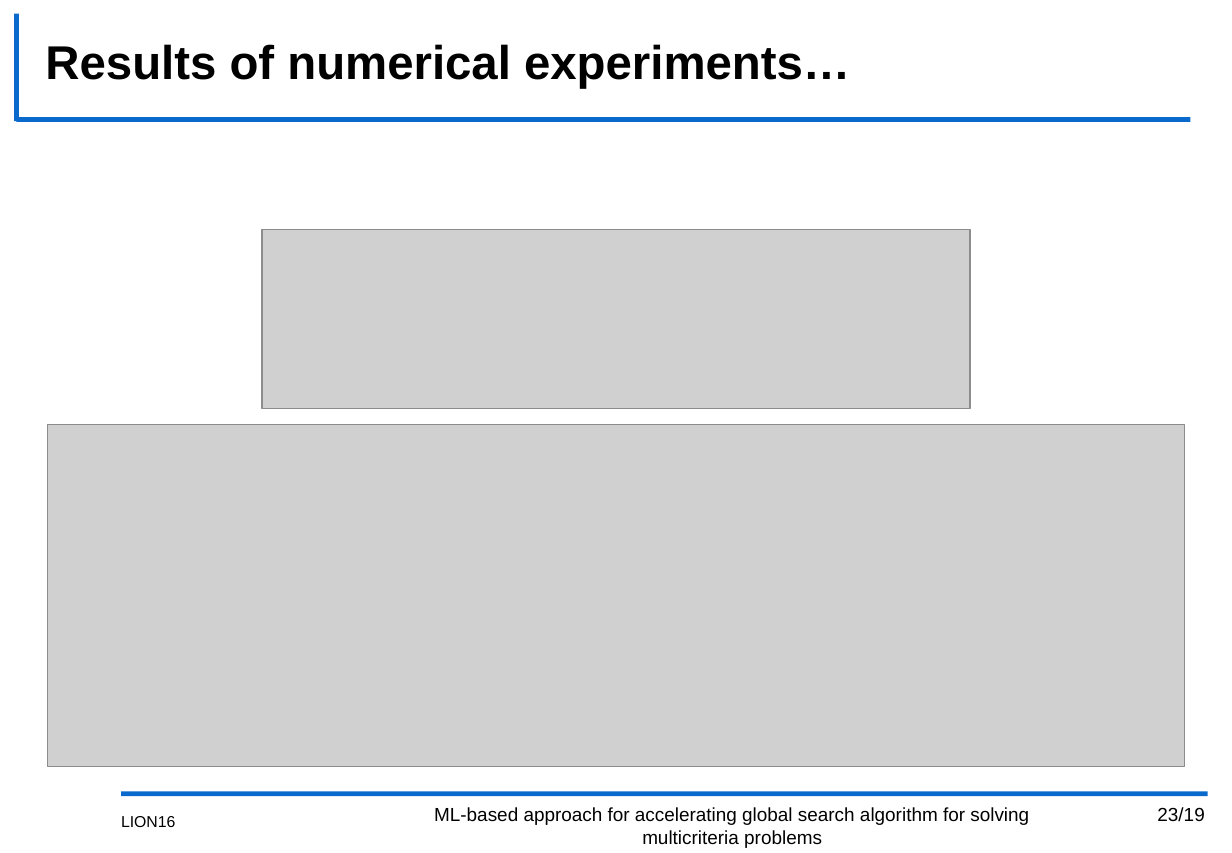
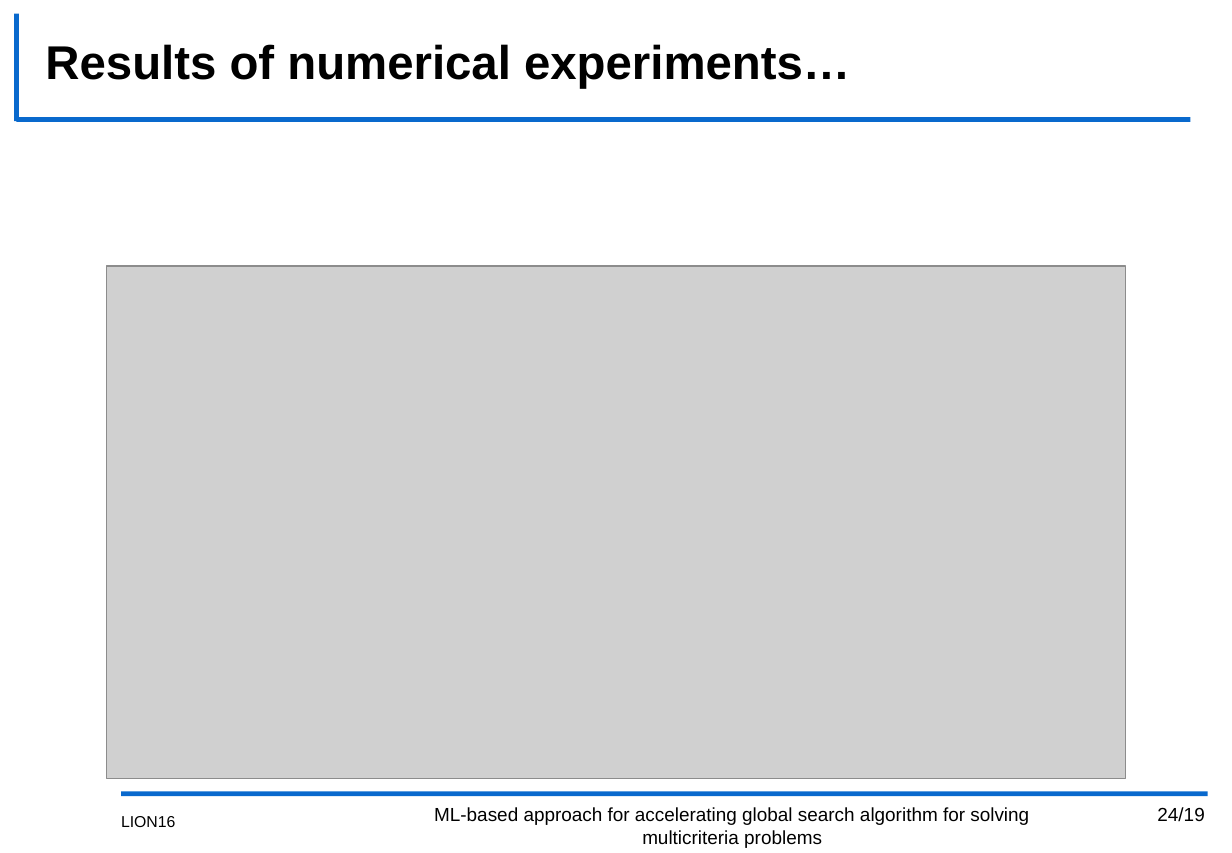
Before and after one commit to kabarkalov/GlobOptPapers, a slide deck: slide 24 of 2022/LION/LION16.pptx (slide 23 before the commit). Drawn at 1232x853 pixels with LibreOffice and Linux fonts; fonts in the diff are those of the drawing; grey boxes stand for pictures; background and template pictures are left out. Boxes give left, top, right and bottom in pixels: in the first picture for what was removed or moved away, otherwise in the second. Text is boxed around its words. In the diff, an @@ line names an element or a change of style, - is before the commit and + after.

```diff
--- a/2022/LION/LION16.pptx
+++ b/2022/LION/LION16.pptx
@@ picture removed at bbox=[262, 230, 970, 408] @@
@@ picture: place and size @@
-picture at bbox=[48, 424, 1185, 767]
+picture at bbox=[107, 266, 1126, 779]
@@ page number at bbox=[1157, 807, 1204, 821]: text changed @@
-23/19
+24/19
```
Also in this commit, not shown: 11 other slides changed.
